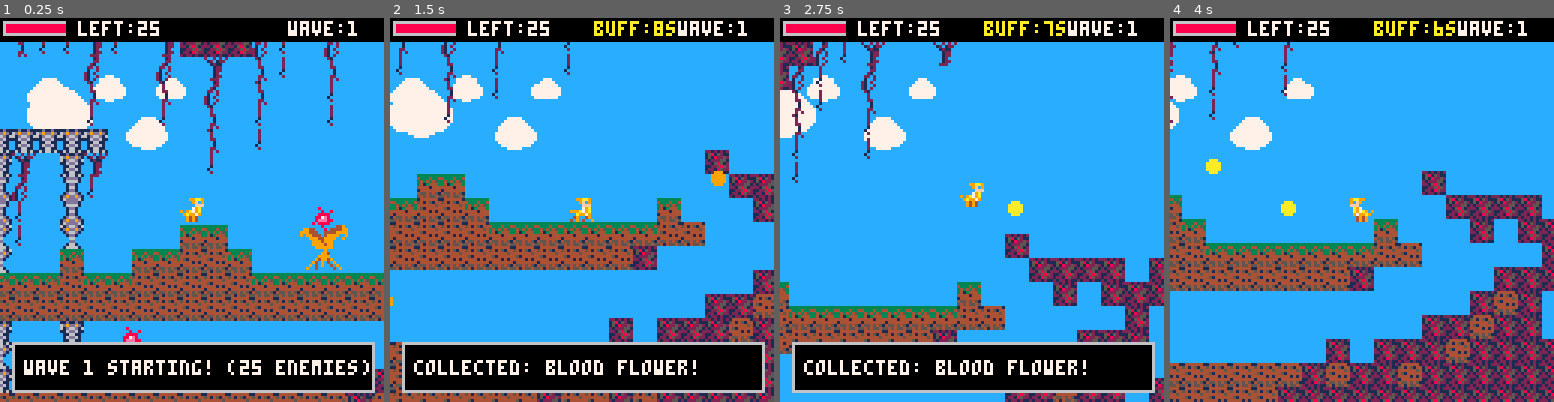
Above: before the commit, frames 1-4 (left to right).
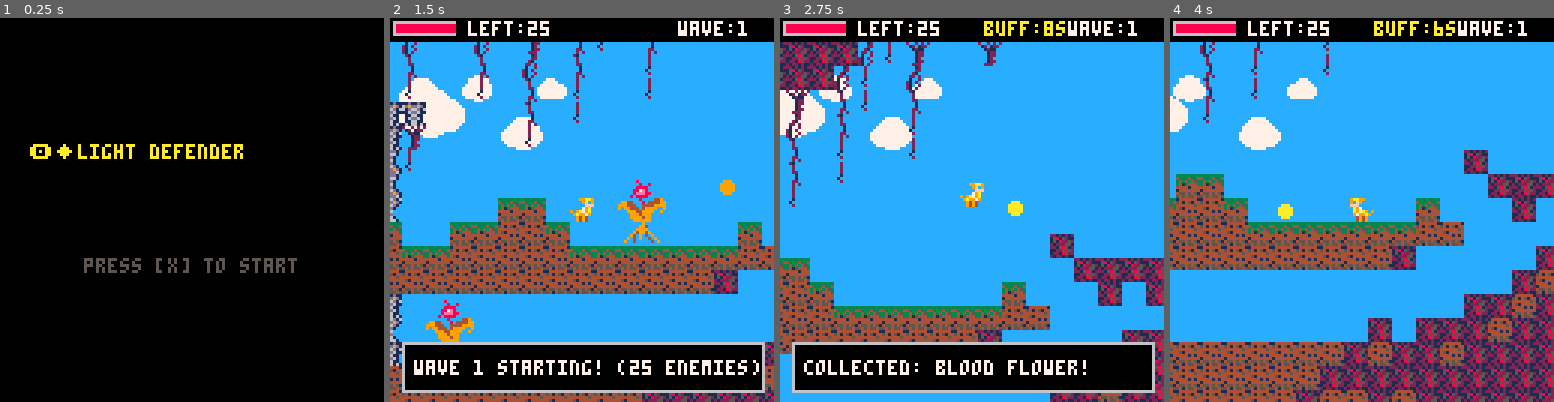
Above: after the commit, the same moments.

Repository: GaBriel14-00/pico8-project
Game: PICO-8 cartridge ARCADIA_FINAL_GHITA GABRIEL.p8
Same seed, same stepped clock (60 frames per second), same inputs: the game is played once before the commit and once after it.
Inputs:
- Up to frame 1 (0.25 s): no input
- Up to frame 2 (1.5 s): tap X (X key) at 0.33, 1.07 s; tap O (Z key) at 0.7 s
- Up to frame 3 (2.75 s): hold Right 1.6-2.1 s; tap O (Z key) at 1.7, 2.1, 2.5 s; tap X (X key) at 1.85 s; hold Up 2.15-2.42 s; hold Right from 2.47 s (still down)
- Up to frame 4 (4 s): tap O (Z key) at 2.9, 3.3, 3.7 s; tap X (X key) at 2.97 s; release Right at 3.03 s; hold Left 3.08-3.58 s

The runs differ from the first frame. In frame 1, 85% of the frame differs, in the area x 0-100%, y 0-100%; in frame 2, 33%; in frame 3, 17%; in frame 4, 34%.

Commit message:
Add files via upload

Diff:
--- a/ARCADIA_FINAL_GHITA GABRIEL.p8
+++ b/ARCADIA_FINAL_GHITA GABRIEL.p8
@@ -29,13 +29,17 @@
  game_over=false
  game_win=false
  spawned_count=0
- fan_play=false -- checks if victory song played
+ m_tick=0
+ fan_play=false
+
+ -- brand new state machine manager to safely track your title state
+ in_title_screen=true
 
  setup_arena()
  p_msg_txt="wave 1 starting! (25 enemies)"
  p_msg_t=120
 
- -- natively triggers your tracker pattern 00 loop!
+ -- triggers your tracker pattern 00 loop right on boot!
  music(0)
 end
 
@@ -72,18 +76,27 @@
  player.x=64 player.y=64 player.dx=0 player.dy=0 player.on_ground=false player.inv=0 player.buff_timer=0
  health=100 score=0 g_wave=1 game_over=false game_win=false enemies={} bullets={} loot_drops={} r_timer=0 p_msg_txt="" p_msg_t=0
  fan_play=false
+ in_title_screen=true -- drops back out to title layout cleanly on restart
  setup_arena()
- -- restart your custom tracker composition loop
  music(0)
 end
 
 function _update()
+ -- blocks gameplay code execution entirely if title loop is running
+ if in_title_screen then
+  -- checks if player presses x (button 5) to start the game match
+  if btnp(5) then
+   in_title_screen=false
+   sfx(16, 2, 24, 6) -- satisfying click confirmation entry sound tone
+  end
+  return
+ end
+
  if game_win or game_over then
   if btnp(5) then reset_game() end
   return
  end
 
- -- infinite loop code checker: if music stops (-1), forces it to loop back to 0
  if stat(24) == -1 and not game_win then
   music(0)
  end
@@ -113,6 +126,24 @@
 
 function _draw()
  cls(12)
+
+ -- draws title layout exclusively if in title card phase
+ if in_title_screen then
+  camera()
+  rectfill(0, 0, 128, 128, 0) -- clear dark background layer
+
+  -- bigger yellow title text drawn using double-size scaling
+  rectfill(0, 40, 128, 56, 0)
+  cursor(10, 42)
+  -- custom escape codes to make pico-8 print massive text
+  print("\142\143light defender", 10)
+
+  -- compact, small [x] icon layout prompt
+  local pc=(flr(t()*4)%2==0) and 7 or 5
+  print("press [x] to start", 28, 80, pc)
+  return
+ end
+
  camera()
  for c in all(clouds) do
   circfill(c.x, c.y, c.s*3, 7)
